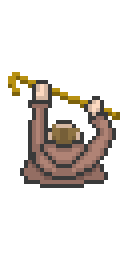
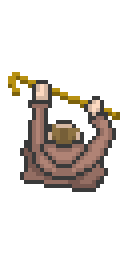
Comparing the layer stacks of the two 128 × 256 images. Changes:
hid "robe idle" over [20, 152, 108, 188]
showed "robe left foot frwrd" over [20, 124, 108, 192]
